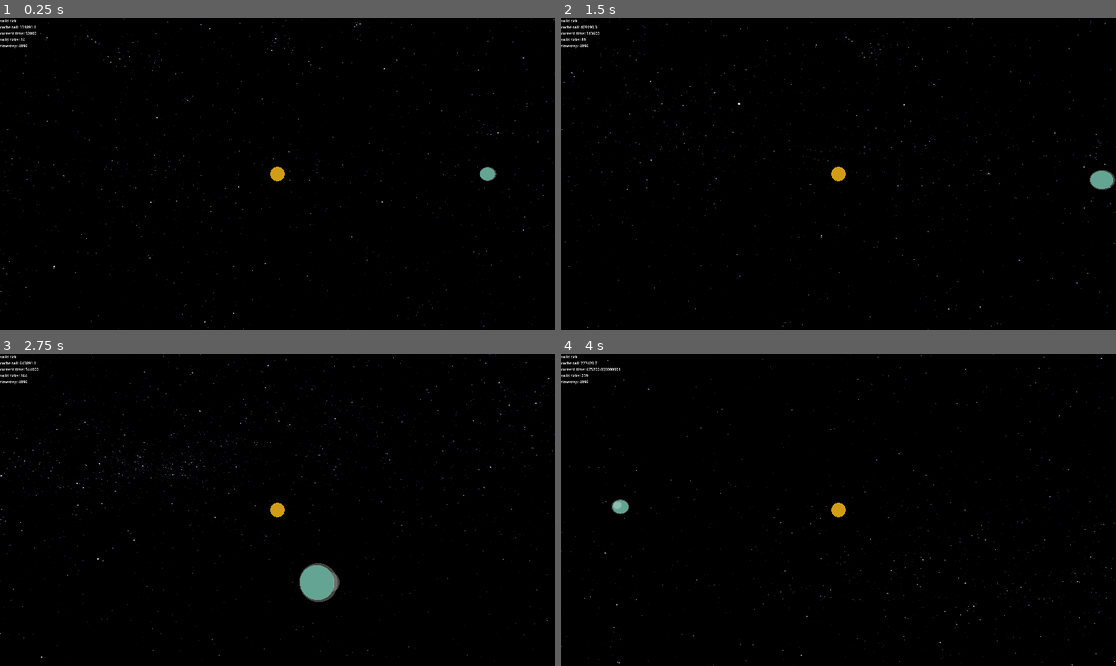
Above: before the commit, frames 1-4 (two rows, left to right).
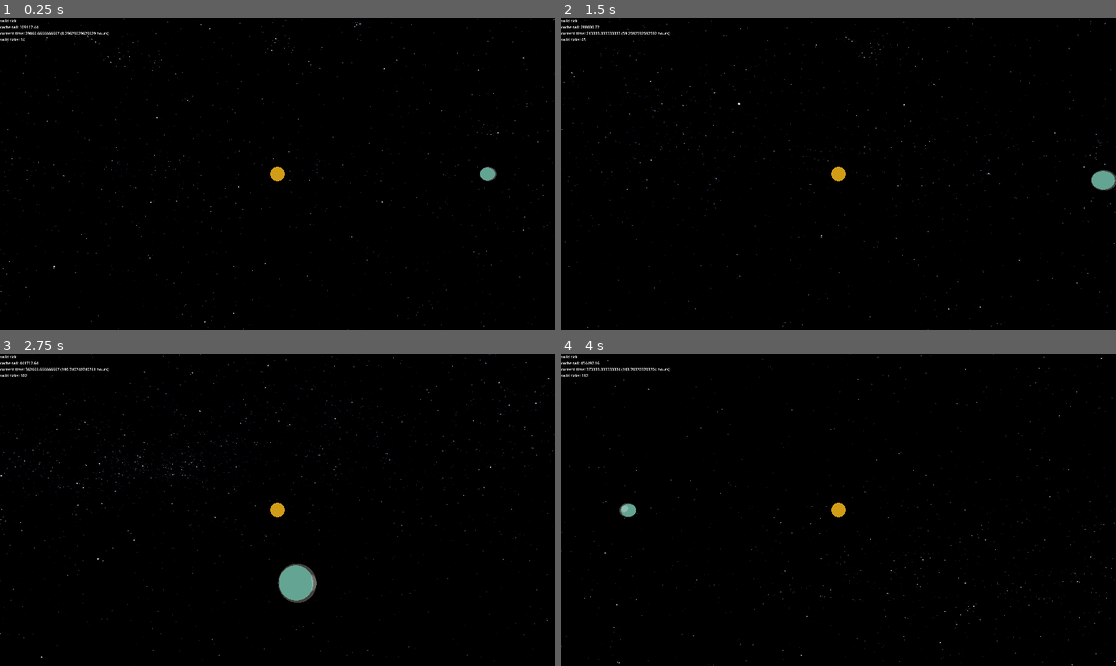
Above: after the commit, the same moments.

Repository: pinkavat/plaNetarium
Game: Godot game, scene res://world.tscn
Same seed, same stepped clock (60 frames per second), same inputs: the game is played once before the commit and once after it.
Inputs (mouse positions are in pixels of both pictures, inside the frame that each line leads up to):
- Up to frame 1 (0.25 s): no input
- Up to frame 2 (1.5 s): tap Enter (ui_accept) at 0.5, 0.6, 0.77, 1.07 s; move the mouse to (810, 236) at 0.52 s; hold Right (ui_right) 0.53-1.25 s; click (810, 236) at 0.67 s; drag from (1005, 220) to (810, 236) at 1.27 s
- Up to frame 3 (2.75 s): move the mouse to (111, 463) at 2.02 s; hold Left (ui_left) from 2.03 s (still down); tap Enter (ui_accept) at 2.1 s
- Up to frame 4 (4 s): release Left (ui_left) at 2.75 s; drag from (866, 510) to (672, 463) at 2.77 s; move the mouse to (755, 432) at 3.52 s; hold Left (ui_left) from 3.53 s (still down); tap Enter (ui_accept) at 3.6, 3.77 s

The runs differ from the first frame. In frame 1, 0.1% of the frame differs, in the area x 0-90%, y 2-52%; in frame 2, 0.2%; in frame 3, 1.1%, in the area x 0-62%, y 2-80%; in frame 4, 0.3%.

Commit message:
fixed time-delta bug in integrator

Diff:
--- a/PlaNetarium/gravitee.gd
+++ b/PlaNetarium/gravitee.gd
@@ -31,7 +31,7 @@
 ## constitutes acceptable error. This criterion compares two states that are meant
 ## to be identical; timesteps will be as large as possible while satisfying it.
 var states_approx_equal : Callable = func(d_half : Array, full : Array) -> bool:
-	return d_half[0].equals_approx(full[0], 2.0)
+	return d_half[1].equals_approx(full[1], 1.0)
 
 
 
@@ -88,7 +88,12 @@
 	# 2c) Check if time is AFTER the long cache
 	elif qt >= long_cache.get_at(long_cache_tail)[0]:
 		# Follows cache; "we may eventually know but don't yet"
-		return 1
+		if long_cache_tail == (long_cache.length() - 1):
+			# No more cache space
+			return 2 # TODO UNDOC RETURN FORCE PROBLEM
+		else:
+			# More cache space; requested time may possibly be computed
+			return 1 # TODO UNDOC RETURN FORCE PROBLEM
 
 	else:
 		# Requested time falls within the long cache
@@ -125,8 +130,16 @@
 
 
 # TODO doc
-func advance_cache():
-	pass # TODO do
+# TODO: REPLACE/CONTROL WITH GRAVITOR SWEEPLINE, If profitable!
+func advance_cache() -> void:
+	if long_cache_tail < (long_cache.length() - 1):
+		var tail_state = long_cache.get_at(long_cache_tail)
+
+		# TODO coarseness criterion loop
+		var next_state = _smart_propagate(tail_state, 9223372036854775800) # TODO Maxint
+
+		long_cache_tail += 1
+		long_cache.set_at(long_cache_tail, next_state)
 
 
 
@@ -140,13 +153,14 @@
 
 	# 1) Check edge cases
 	var t : int = state[0]
-	if t <= target_time:
+	if t >= target_time:
 		return state # fail silently
 
 	# 2) Establish a valid timestep that's as fast as possible while
 	#	 not overrunning the target time
-	var timestep : int = min(1, t & (~(t - 1))) # TODO: maximal jump at 0?
+	var timestep : int = max(1, t & (~(t - 1))) # TODO: maximal jump at 0?
 	while t + timestep > target_time:
+		@warning_ignore("integer_division")
 		timestep = int(timestep / 2)
 
 	# 3) Halve the timestep until a propagation by it is equal to two
@@ -154,6 +168,7 @@
 	var full_prop = quant_PEFRL(state, timestep)
 	while true:
 
+		@warning_ignore("integer_division")
 		var half_step = int(timestep / 2)
 		if half_step == 0:
 			break			# We can't get any more fine; settle for what we have
@@ -204,7 +219,7 @@
 
 	var pos : DoubleVector3 = state[1].clone() # TODO we really need to get this discrepancy sorted, esp. vis. handbacks etc.
 	var vel : DoubleVector3 = state[2].clone() # Honestly the whole thing should be data-oriented C++
-	var dt := float(qdt)
+	var dt := float(qdt) * time_quantum
 
 	# Begin PEFRL steps (loop unrolled -- why not, eh?)
 	pos = pos.add(vel.mul(xi * dt))
@@ -225,4 +240,4 @@
 	vel = vel.add(acc.mul(dt * (0.5 - lambda)))
 	pos = pos.add(vel.mul(dt * xi))
 
-	return [state[0] + dt, pos, vel]
+	return [state[0] + qdt, pos, vel]
--- a/test_driver.gd
+++ b/test_driver.gd
@@ -2,7 +2,7 @@
 
 # Test driver script
 
-var sponch : OldGravitee
+var sponch : Gravitee
 
 var sol : Gravitor
 var earth : Gravitor
@@ -12,6 +12,7 @@
 
 var time_scale := 128000.0
 var space_scale := 1e-10
+var running := true
 
 var valid_tick_count = 0
 
@@ -22,45 +23,49 @@
 		time_scale *= 2.0
 	elif Input.is_action_just_pressed("ui_left"):
 		time_scale /= 2.0
+	if Input.is_action_just_pressed("ui_accept"):
+		running = not running
 
+	if running:
 #	sim_time += time_scale * delta
 #	temp_move_planets(sim_time)
 
-	var state = sponch.state_at_time(sim_time, true)
-	if is_instance_of(state, TYPE_INT):
-		if state == 1:
-			sponch.propagate_cache()
-			$Label.text = "propagating cache up to " + str(sponch.cache.get_at(sponch.tail)[0] * sponch.time_quantum)
+		var state = sponch.state_at_time(sim_time, true)
+		if is_instance_of(state, TYPE_INT):
+			if state == 1:
+				sponch.advance_cache()
+				$Label.text = "advancing cache up to " + str(sponch.long_cache.get_at(sponch.long_cache_tail)[0] * sponch.time_quantum)
 
-		elif state == 2:
-			sponch.cache.shift_left(sponch.cache.length() - 1) # TODO: hadn't thought of this
-			sponch.tail = 0
-			$Label.text = "forcemoving cache head TODO"
+			elif state == 2:
+				sponch.long_cache.shift_left(sponch.long_cache.length() - 1) # TODO: hadn't thought of this
+				sponch.long_cache_tail = 0
+				$Label.text = "forcemoving cache head TODO"
+			else:
+				$Label.text = "no data available, advancing anyway"
+				# Move fixed planets
+				temp_move_planets(sim_time)
+				# Advance time
+				sim_time += time_scale * delta
 		else:
-			#print("no data avail, advancing time anyway")
-			$Label.text = "no data available, advancing anyway"
-			sim_time += time_scale * delta
+			$Label.text = "valid tick"
+			valid_tick_count += 1
 
 			# Move fixed planets
 			temp_move_planets(sim_time)
-	else:
-		#print(sim_time, ": ", state)
-		$Label.text = "valid tick"
-		valid_tick_count += 1
-		sim_time += delta * time_scale
-		# Move fixed planets
-		temp_move_planets(sim_time)
-		# Move sponch
-		$TestTarget3.global_position = state[0].vec3() * space_scale
+			# Move sponch
+			$TestTarget3.global_position = state[0].vec3() * space_scale
 
-	$Label.text = $Label.text + "\ncache tail: "+str(sponch.cache.get_at(sponch.tail)[0] * sponch.time_quantum)+"\ncurrent time: "+ str(sim_time) +"\nvalid ticks: " + str(valid_tick_count) + "\ntimestep: " + str(sponch.timestep)
+			# Advance sim time
+			sim_time += delta * time_scale
 
-	# WITH REMAINING TIME IN THE TICK, PROPAGATE SPONCH'S CACHE.
-	for i in 256: # TODO time sensitivity
-		sponch.propagate_cache()
+		$Label.text = $Label.text + "\ncache tail: "+str(sponch.long_cache.get_at(sponch.long_cache_tail)[0] * sponch.time_quantum)+"\ncurrent time: "+ str(sim_time) + " (" +str(sim_time/60.0/60.0)+ " hours)" +"\nvalid ticks: " + str(valid_tick_count)# + "\ntimestep: " + str(sponch.timestep)
 
-	# Move the prediction position shower
-	$SponchPrediction.global_position = (sponch.cache.get_at(sponch.tail)[1].vec3()) * space_scale
+		# WITH REMAINING TIME IN THE TICK, PROPAGATE SPONCH'S CACHE.
+		for i in 256: # TODO time sensitivity
+			sponch.advance_cache()
+
+		# Move the prediction position shower
+		$SponchPrediction.global_position = (sponch.long_cache.get_at(sponch.long_cache_tail)[1].vec3()) * space_scale
 
 
 func temp_move_planets(time):
@@ -81,6 +86,6 @@
 
 	#sponch = Gravitee.new(moon.pos_0.add(earth.pos_0), moon.vel_0.add(earth.vel_0), 0.0, sol.all_states_at_time)
 	#sponch = Gravitee.new(DoubleVector3.new(147461658472.428, 0, -535222439.85885), DoubleVector3.new(-156.266628704918, 0, -31359.6968614126), 0.0, sol.all_states_at_time)
-	sponch = OldGravitee.new(lunar_global[0], lunar_global[1], 0.0, sol.all_states_at_time)
+	sponch = Gravitee.new(lunar_global[0], lunar_global[1], 0.0, sol.all_states_at_time)
 	#sponch = Gravitee.new(earth.pos_0.add(DoubleVector3.new(6628000, 0, 0)), earth.vel_0.add(DoubleVector3.new(0, 7750, 0)), 0.0, sol.all_states_at_time)
 	#print(sol.all_states_at_time(0.0))
